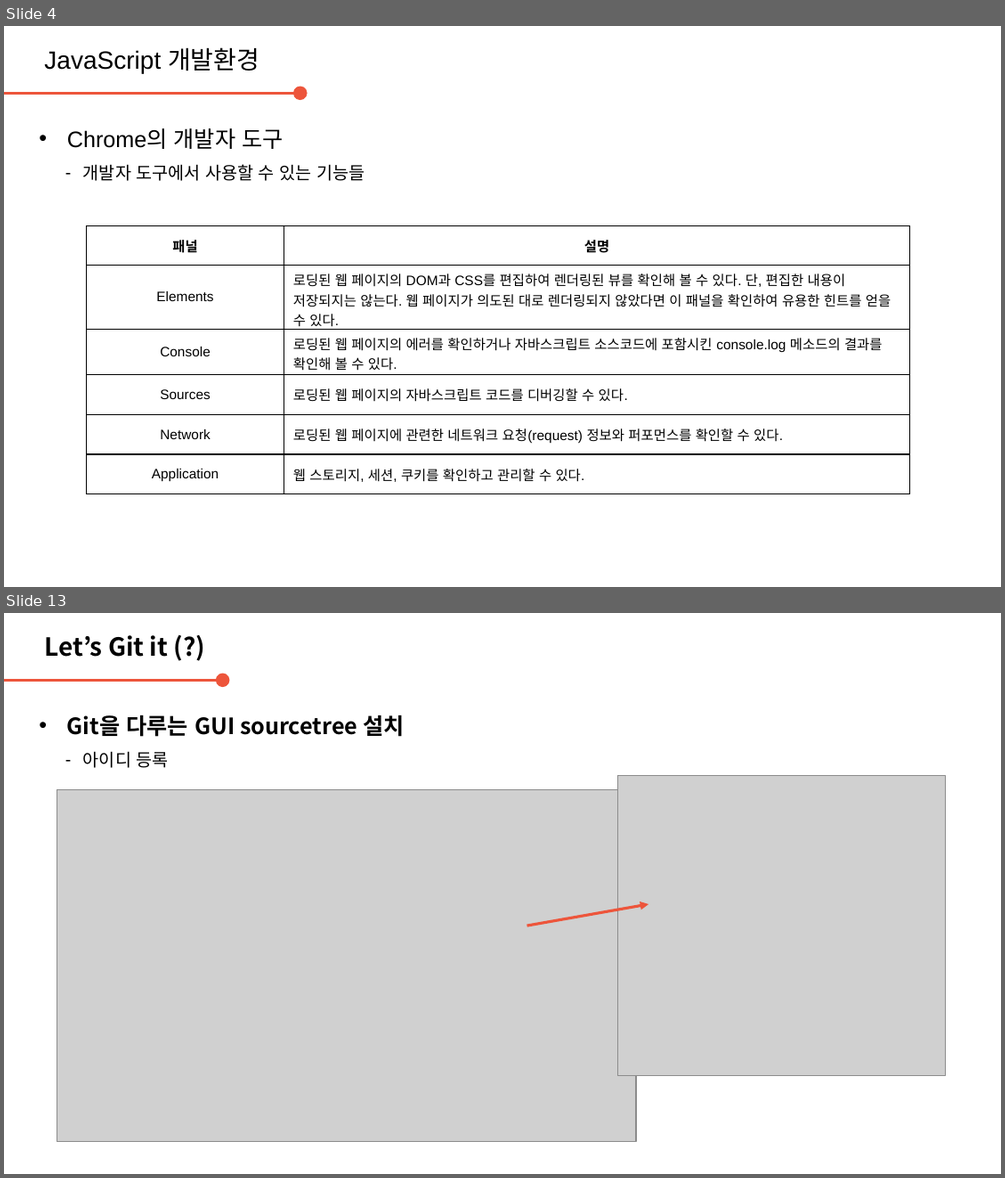
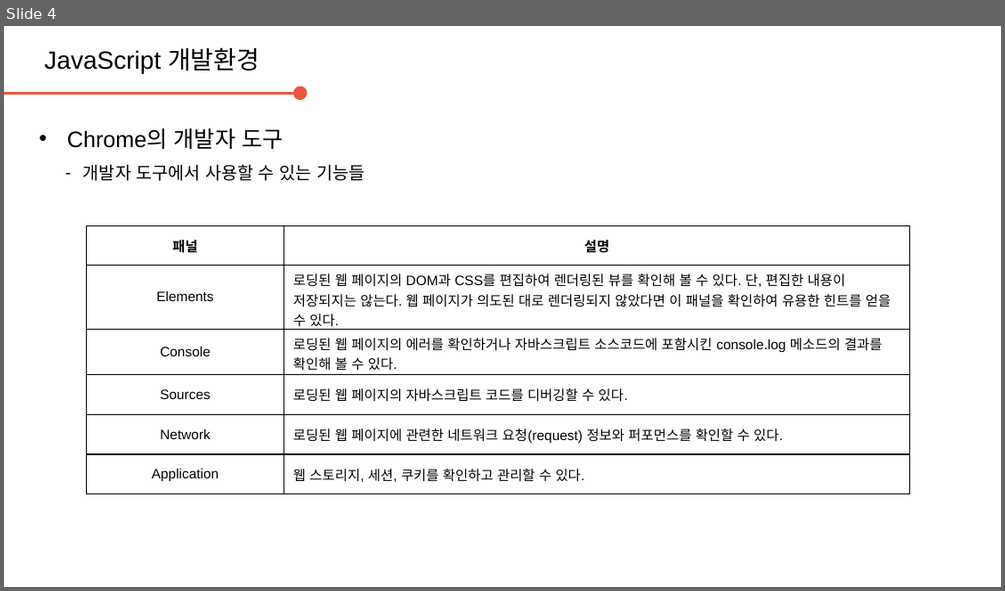
Before and after one commit to daegukdo/GCWM, a slide deck: 30/200727_JavaScript_DevEnv.pptx. Shown one above the other, each under a label of ours: slides 4 and 13 before the commit, slide 4 after it; the slides between them are not shown. The pictures are 1005x1178 and 1005x591 pixels, drawn with LibreOffice and Linux fonts; fonts in the diff are those of the drawing; grey boxes stand for pictures; background and template pictures are left out. Boxes give left, top, right and bottom in pixels: in the first picture for what was removed or moved away, otherwise in the second. Text is boxed around its words. In the diff, an @@ line names an element or a change of style, - is before the commit and + after.

```diff
--- a/30/200727_JavaScript_DevEnv.pptx
+++ b/30/200727_JavaScript_DevEnv.pptx
@@ slide 13 removed at (4, 613, 1001, 1174), background #FFFFFF @@
@@ text removed at (44, 635, 168, 657) @@
-Let’s Git it (?)
@@ arrow removed from (4, 681) to (223, 681) @@
@@ text removed at (67, 715, 404, 768) @@
-• Git을 다루는 GUI sourcetree 설치
-  – 아이디 등록
@@ picture removed at (57, 790, 636, 1142) @@
@@ picture removed at (618, 775, 945, 1075) @@
@@ arrow removed from (527, 925) to (648, 904) @@
```
Also in this commit, not shown: 11 other slides removed, 1 other file.
